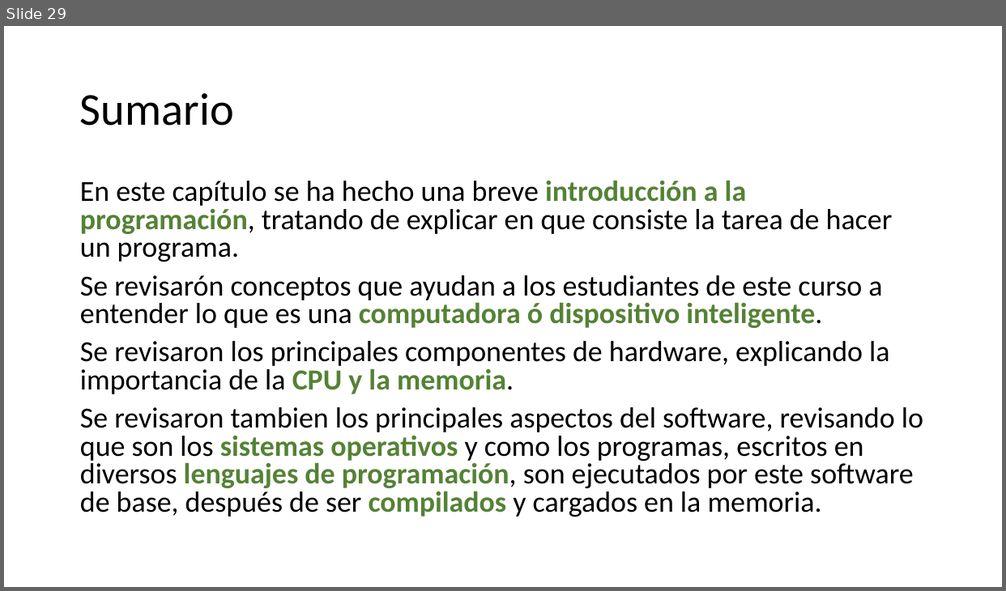
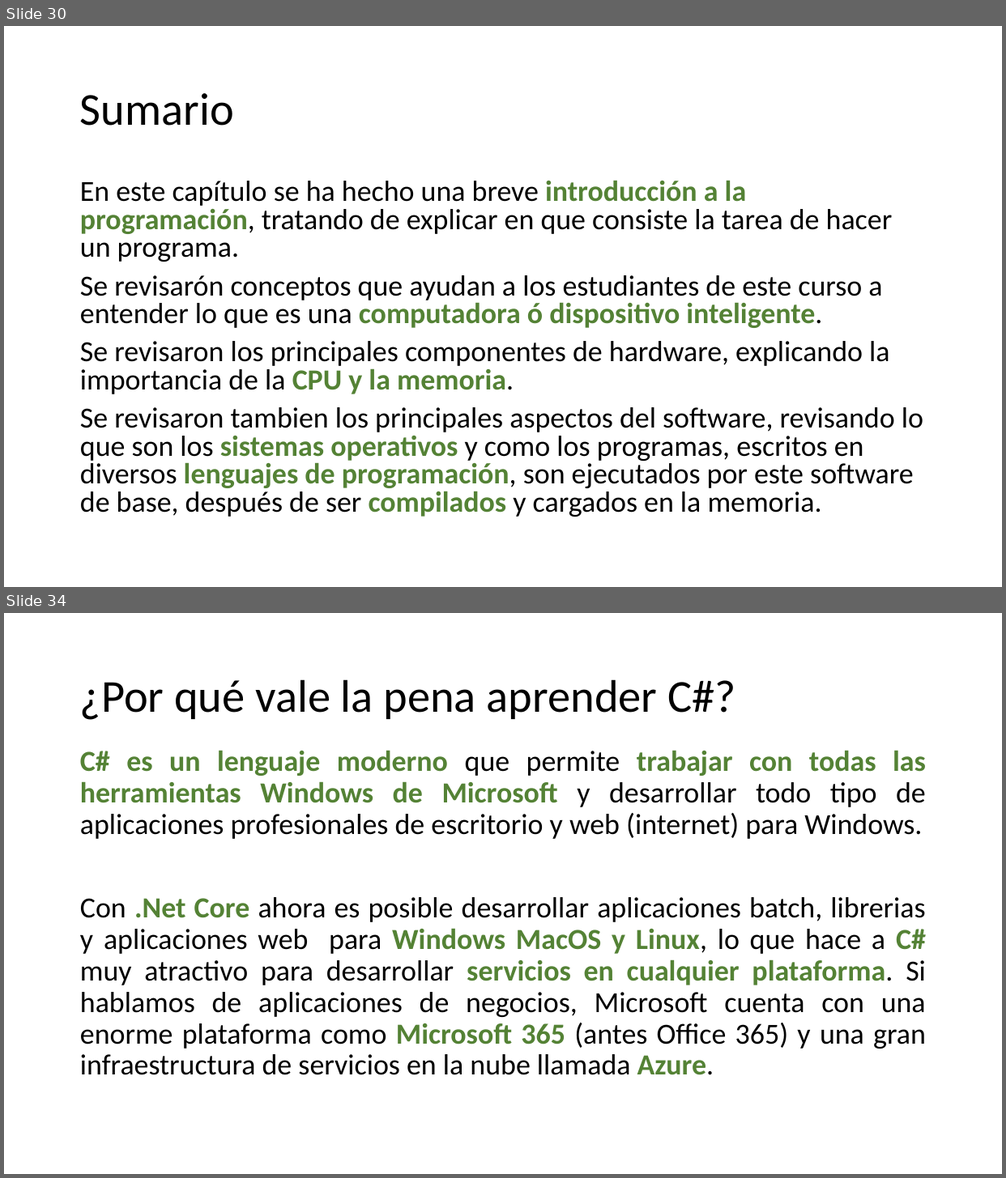
Before and after one commit to AlbertOsinaga/CursoCSharp__8, a slide deck: C# para principiantes.pptx. Shown one above the other, each under a label of ours: slide 29 before the commit, slides 30 and 34 after it; the slides between them are not shown. The pictures are 1006x591 and 1006x1178 pixels, drawn with LibreOffice and Linux fonts; fonts in the diff are those of the drawing. Boxes give left, top, right and bottom in pixels: in the first picture for what was removed or moved away, otherwise in the second. Text is boxed around its words. In the diff, an @@ line names an element or a change of style, - is before the commit and + after.

```diff
--- a/C# para principiantes.pptx
+++ b/C# para principiantes.pptx
@@ slide 34 added at [4, 613, 1002, 1174], background #FFFFFF @@
@@ title added at [80, 679, 735, 720], 44 pt, text #000000 @@
+¿Por qué vale la pena aprender C#?
@@ text added at [80, 750, 926, 1076], 28 pt, text #000000 @@
+C# es un lenguaje moderno que permite trabajar con todas las herramientas Windows de Microsoft y desarrollar todo tipo de aplicaciones profesionales de escritorio y web (internet) para Windows.
+Con .Net Core ahora es posible desarrollar aplicaciones batch, librerias y aplicaciones web para Windows MacOS y Linux, lo que hace a C# muy atractivo para desarrollar servicios en cualquier plataforma. Si hablamos de aplicaciones de negocios, Microsoft cuenta con una enorme plataforma como Microsoft 365 (antes Office 365) y una gran infraestructura de servicios en la nube llamada Azure.
@@ what was slide 29 is now slide 30 @@
```
Also in this commit, not shown: 1 slide changed, 17 other slides added, 11 other files.
